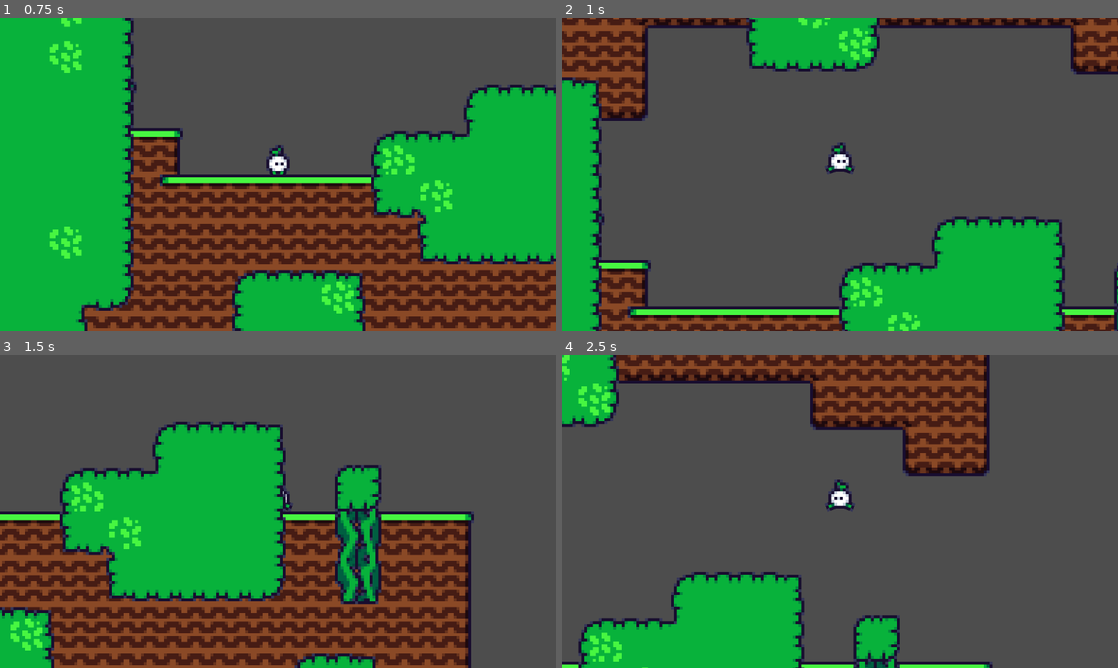
Above: before the commit, frames 1-4 (two rows, left to right).
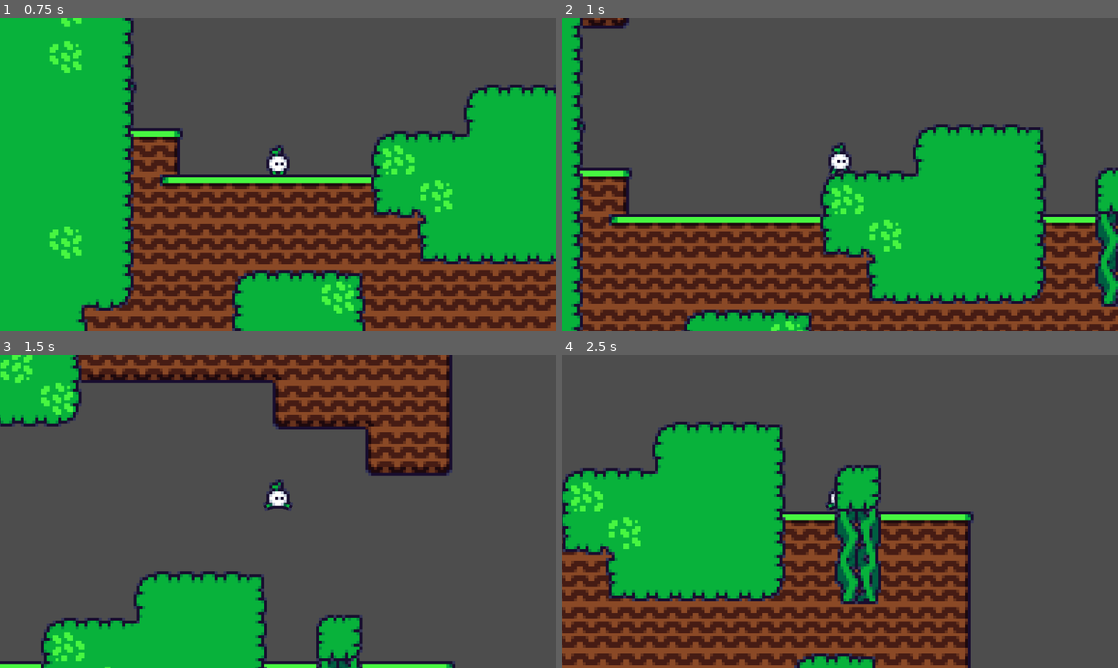
Above: after the commit, the same moments.

Repository: mageowl/waterfall
Game: Godot game, scene res://scenes/world/world.tscn
Same seed, same stepped clock (60 frames per second), same inputs: the game is played once before the commit and once after it.
Inputs (mouse positions are in pixels of both pictures, inside the frame that each line leads up to):
- Up to frame 1 (0.75 s): tap Enter at 0.5 s; move the mouse to (400, 158) at 0.52 s; hold D (right) from 0.53 s (still down); hold S (crouch) from 0.53 s (still down)
- Up to frame 2 (1 s): keep holding D (right); keep holding S (crouch); tap W (jump) at 0.77 s; click (962, 158) at 0.8 s
- Up to frame 3 (1.5 s): keep holding D (right); tap W (jump) at 1.07 s; move the mouse to (166, 527) at 1.27 s; release S (crouch) at 1.28 s; click (166, 527) at 1.35 s
- Up to frame 4 (2.5 s): tap W (jump) at 1.52, 1.55, 1.82, 2.1 s; move the mouse to (895, 442) at 2.02 s; release D (right) at 2.03 s; hold A (left) from 2.03 s (still down); hold S (crouch) from 2.03 s (still down)

Frame 1 is identical in both runs. In frame 2, 53% of the frame differs, in the area x 0-100%, y 0-100%; in frame 3, 67%, in the area x 0-86%, y 0-100%; in frame 4, 61%.

Commit message:
Start to add dive mechanic

Diff:
--- a/project.godot
+++ b/project.godot
@@ -41,6 +41,12 @@
 "events": [Object(InputEventKey,"resource_local_to_scene":false,"resource_name":"","device":-1,"window_id":0,"alt_pressed":false,"shift_pressed":false,"ctrl_pressed":false,"meta_pressed":false,"pressed":false,"keycode":0,"physical_keycode":83,"key_label":0,"unicode":115,"echo":false,"script":null)
 ]
 }
+dive={
+"deadzone": 0.5,
+"events": [Object(InputEventMouseButton,"resource_local_to_scene":false,"resource_name":"","device":-1,"window_id":0,"alt_pressed":false,"shift_pressed":false,"ctrl_pressed":false,"meta_pressed":false,"button_mask":1,"position":Vector2(178, 39),"global_position":Vector2(186, 123),"factor":1.0,"button_index":1,"pressed":true,"double_click":false,"script":null)
+, Object(InputEventKey,"resource_local_to_scene":false,"resource_name":"","device":-1,"window_id":0,"alt_pressed":false,"shift_pressed":false,"ctrl_pressed":false,"meta_pressed":false,"pressed":false,"keycode":0,"physical_keycode":32,"key_label":0,"unicode":32,"echo":false,"script":null)
+]
+}
 
 [rendering]
 
--- a/scenes/player/player.gd
+++ b/scenes/player/player.gd
@@ -13,8 +13,12 @@
 const FRICTION = 1.0
 const FRICTION_AIR = 0.7
 
+const DIVE_SPEED = 250.0
+const DIVE_LENGTH = 2.0
+
 @onready var state_machine: PlayerStateMachine = $States
 @onready var player_sprite = $PlayerSprite
+var can_dive = true
 
 func _ready():
 	state_machine.init_states(self)
--- a/scenes/player/player.tscn
+++ b/scenes/player/player.tscn
@@ -8,6 +8,7 @@
 [ext_resource type="Script" path="res://scenes/player/states/fall.gd" id="6_c66bs"]
 [ext_resource type="Script" path="res://scenes/player/states/jump.gd" id="7_rw6bk"]
 [ext_resource type="Script" path="res://scenes/player/states/crouch.gd" id="8_6xqqa"]
+[ext_resource type="Script" path="res://scenes/player/states/dive.gd" id="9_de8tx"]
 
 [sub_resource type="CapsuleShape2D" id="CapsuleShape2D_ckxlp"]
 radius = 3.0
@@ -41,5 +42,8 @@
 [node name="Crouch" type="Node" parent="States"]
 script = ExtResource("8_6xqqa")
 
+[node name="Dive" type="Node" parent="States"]
+script = ExtResource("9_de8tx")
+
 [node name="Camera2D" type="Camera2D" parent="."]
 zoom = Vector2(6, 6)
--- a/scenes/player/states/crouch.gd
+++ b/scenes/player/states/crouch.gd
@@ -11,6 +11,11 @@
 #	Handle Crouch button
 	if not Input.is_action_pressed("crouch"):
 		change_state("Idle")
+
+#	Handle Dive
+	player.can_dive = true
+	if Input.is_action_pressed("dive"):
+		change_state("Dive")
 
 	var direction = Input.get_axis("left", "right")
 	if direction != 0:
--- /dev/null
+++ b/scenes/player/states/dive.gd
@@ -0,0 +1,29 @@
+class_name PlayerDiveState extends PlayerState
+
+var time_left = Player.DIVE_LENGTH
+
+func _enter_state(from: String):
+	time_left = Player.DIVE_LENGTH
+	player.can_dive = false
+
+func _process_state(delta):
+#	if player.is_on_floor():
+#		change_state("Idle")
+
+	if Input.is_action_just_pressed("jump"):
+		change_state("Jump")
+
+	if not Input.is_action_pressed("dive"):
+		change_state("Fall")
+
+	player.velocity = player.get_local_mouse_position().normalized() * Player.DIVE_SPEED
+
+	time_left -= delta
+	if time_left <= 0:
+		change_state("Fall")
+
+func _get_animation_properties():
+	return {
+		"diving": true,
+		"in_air": false
+	}
--- a/scenes/player/states/fall.gd
+++ b/scenes/player/states/fall.gd
@@ -26,6 +26,10 @@
 
 	if buffer > 0: buffer -= 1
 
+#	Handle Dive
+	if Input.is_action_pressed("dive") and player.can_dive:
+		change_state("Dive")
+
 #	Get walk direction
 	var direction = Input.get_axis("left", "right")
 	if direction == 0:
@@ -36,7 +40,8 @@
 func _get_animation_properties():
 	var result = {
 		"in_air": true,
-		"is_crouching": false
+		"is_crouching": false,
+		"diving": false
 	}
 	if player.velocity.x != 0: result.flip_h = true if player.velocity.x < 0 else false
 
--- a/scenes/player/states/idle.gd
+++ b/scenes/player/states/idle.gd
@@ -8,6 +8,11 @@
 #	Handle Crouch button
 	if Input.is_action_pressed("crouch"):
 		change_state("Crouch")
+
+#	Handle Dive
+	player.can_dive = true
+	if Input.is_action_pressed("dive"):
+		change_state("Dive")
 
 	if not player.is_on_floor():
 		change_state("Fall")
@@ -21,5 +26,6 @@
 func _get_animation_properties():
 	return {
 		"in_air": false,
-		"is_crouching": false
+		"is_crouching": false,
+		"diving": false
 	}
--- a/scenes/player/states/jump.gd
+++ b/scenes/player/states/jump.gd
@@ -8,6 +8,10 @@
 
 	if player.velocity.y >= 0:
 		change_state("Fall")
+
+#	Handle Dive
+	if Input.is_action_pressed("dive") and player.can_dive:
+		change_state("Dive")
 
 #	Get walk direction
 	var direction = Input.get_axis("left", "right")
@@ -22,7 +26,8 @@
 func _get_animation_properties():
 	var result = {
 		"in_air": true,
-		"is_crouching": false
+		"is_crouching": false,
+		"diving": false
 	}
 	if player.velocity.x != 0: result.flip_h = true if player.velocity.x < 0 else false
 
--- a/scenes/player/states/walk.gd
+++ b/scenes/player/states/walk.gd
@@ -10,6 +10,11 @@
 #	Handle Crouch button
 	if Input.is_action_pressed("crouch"):
 		change_state("Crouch")
+
+#	Handle Dive
+	player.can_dive = true
+	if Input.is_action_pressed("dive"):
+		change_state("Dive")
 
 #	Get walk direction
 	var direction = Input.get_axis("left", "right")
Not shown: 1 places in scenes/player/player.tscn that only renumber resources
